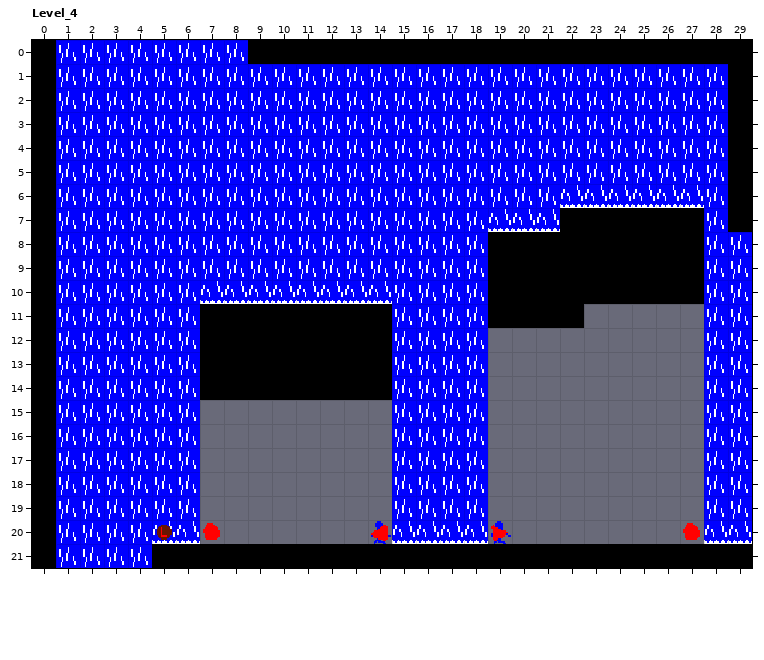
Two states of a LDtk project, Assets/Game/World/LDtk/Waterfall.ldtk. Above: the version before the commit.
Cells are 16x16 px. Shown: Level_4 x 0..29, y 0..21. The commit also changed other parts of the map, which this record leaves out.
And afterwards:
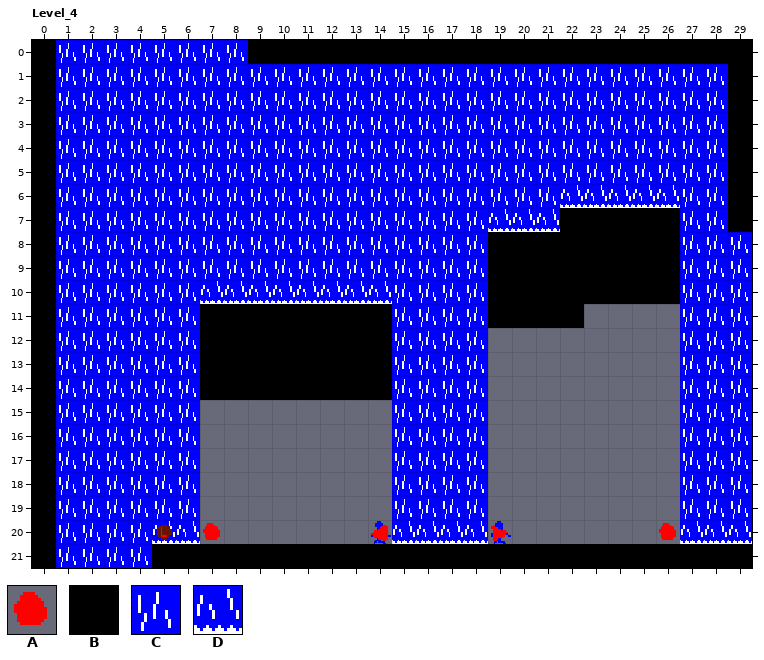
Key: from "Controls": A 4; from "Ground": B 0; from "Water": C 1, D 3.
_ is an empty cell.
From old to new:
Layer "Ground":
y 7..10: x 27 B -> _
Layer "Water":
y 6: x 27 D -> C
y 7..19: x 27 _ -> C
y 20: x 27 _ -> D
Layer "Controls":
y 20: x 26..27 _A -> A_
